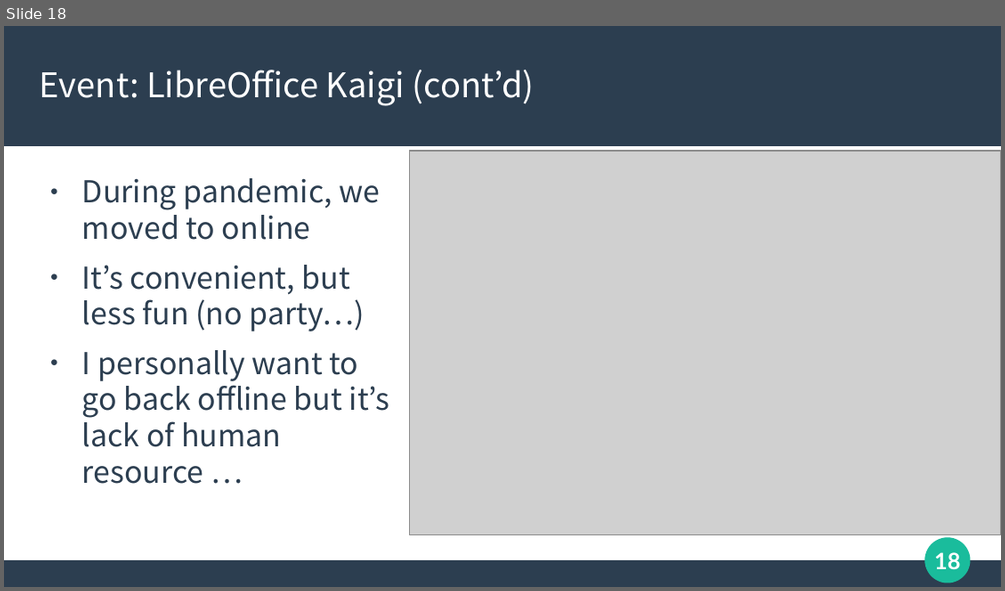
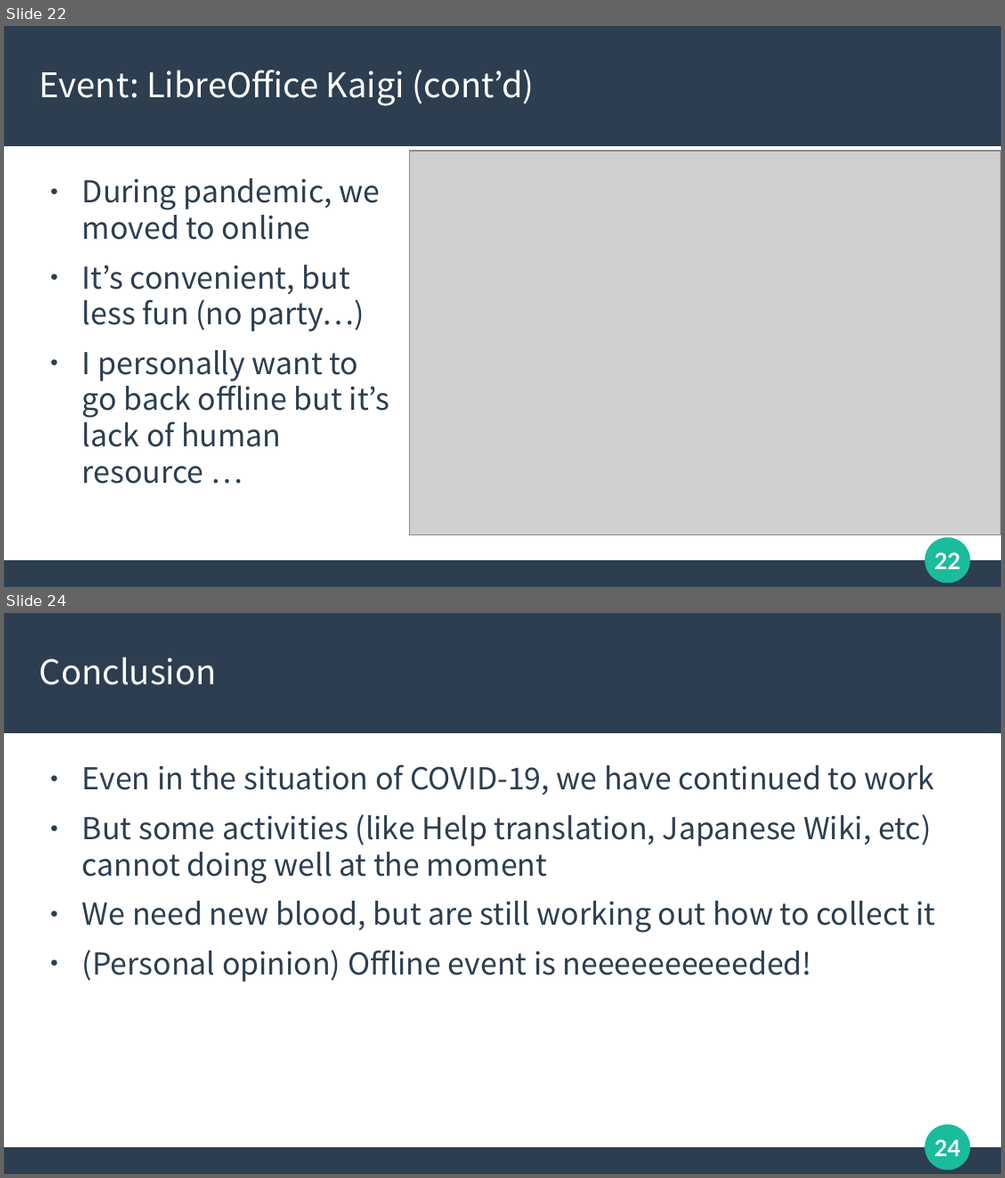
Before and after one commit to naruoga/presentations, a slide deck: 20231008-LOUCA2023-LibO-Japanese-Activities.odp. Shown one above the other, each under a label of ours: slide 18 before the commit, slides 22 and 24 after it; the slides between them are not shown. The pictures are 1005x591 and 1005x1178 pixels, drawn with LibreOffice and Linux fonts; fonts in the diff are those of the drawing; grey boxes stand for pictures. Boxes give left, top, right and bottom in pixels: in the first picture for what was removed or moved away, otherwise in the second. Text is boxed around its words. In the diff, an @@ line names an element or a change of style, - is before the commit and + after.

```diff
--- a/20231008-LOUCA2023-LibO-Japanese-Activities.odp
+++ b/20231008-LOUCA2023-LibO-Japanese-Activities.odp
@@ slide 24 added at box(4, 613, 1001, 1174), background #FFFFFF; not listed: 4 template elements that a slide beside it also shows @@
@@ title added at box(40, 657, 217, 685), 27 pt, text #FFFFFF @@
+Conclusion
@@ text added at box(82, 764, 935, 981), 24 pt, text #2C3E50 @@
+● Even in the situation of COVID-19, we have continued to work
+● But some activities (like Help translation, Japanese Wiki, etc) cannot doing well at the moment
+● We need new blood, but are still working out how to collect it
+● (Personal opinion) Offline event is neeeeeeeeeeded!
@@ what was slide 18 is now slide 22 @@
@@ page number at box(934, 552, 960, 569): text changed @@
-18
+22
```
Also in this commit, not shown: 10 slides changed, 8 other slides added.
